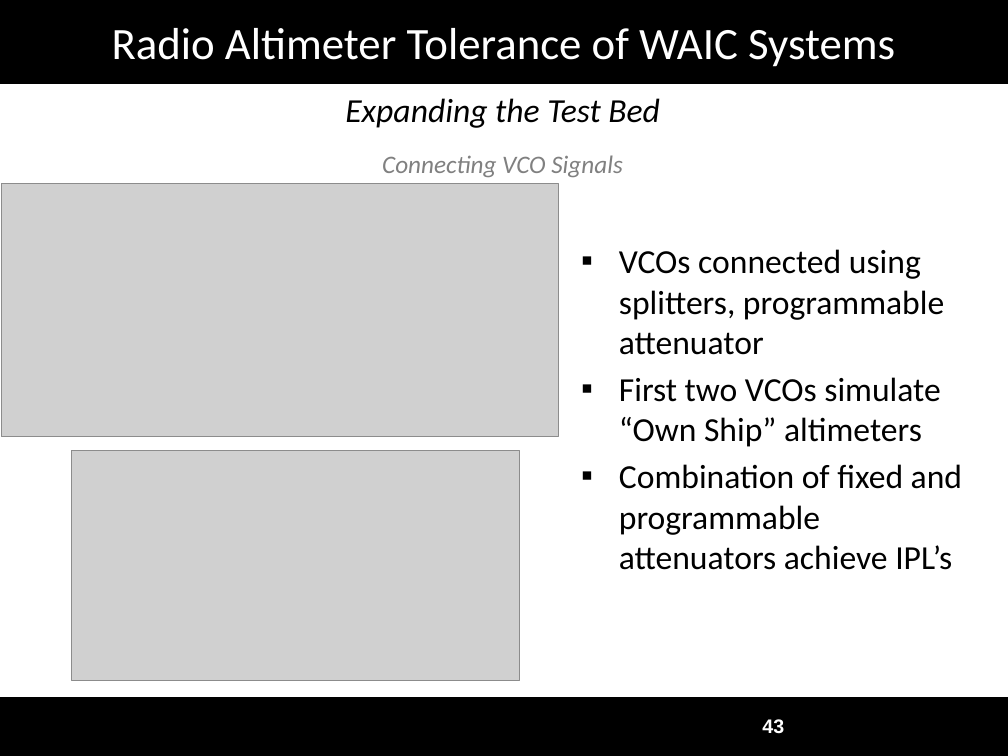
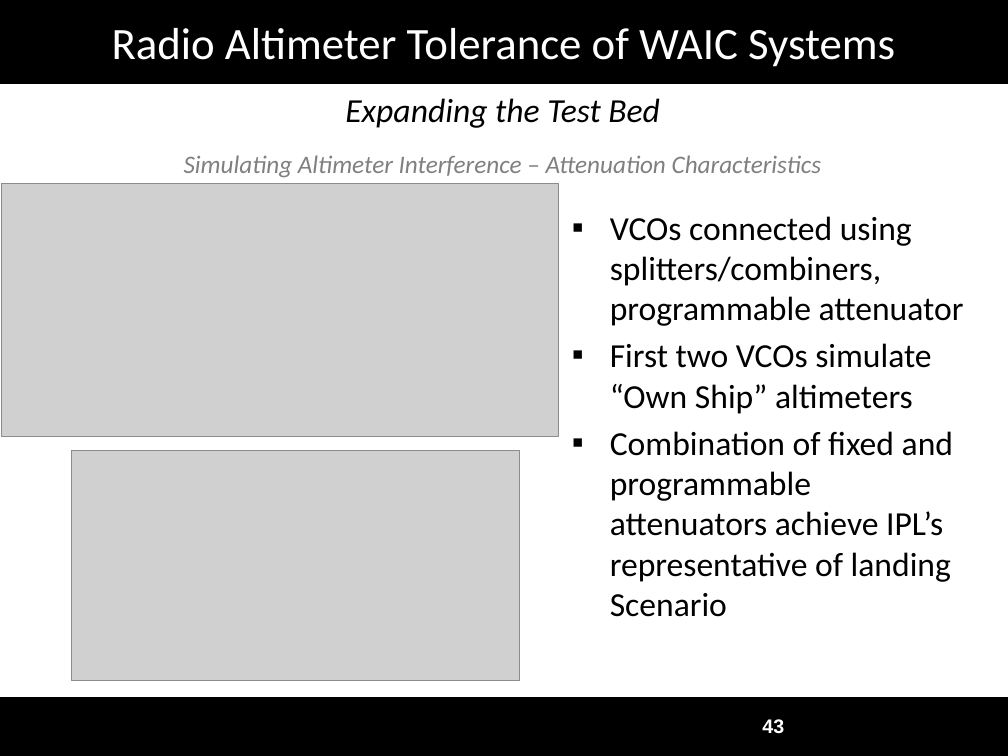
Before and after one commit to joshruff/masters_thesis, a slide deck: slide 43 of data/Defense_Presentation.pptx. Drawn at 1008x756 pixels with LibreOffice and Linux fonts; fonts in the diff are those of the drawing; grey boxes stand for pictures; background and template pictures are left out. Boxes give left, top, right and bottom in pixels: in the first picture for what was removed or moved away, otherwise in the second. Text is boxed around its words. In the diff, an @@ line names an element or a change of style, - is before the commit and + after.

```diff
--- a/data/Defense_Presentation.pptx
+++ b/data/Defense_Presentation.pptx
@@ text at bbox=[184, 155, 821, 177]: text changed @@
-Connecting VCO Signals
+Simulating Altimeter Interference – Attenuation Characteristics
@@ text "VCOs connected using splitters/combiners, programmable ...": place and size @@
-text "VCOs connected using splitters/combiners, programmable ..." at bbox=[619, 249, 962, 570]
+text "VCOs connected using splitters/combiners, programmable ..." at bbox=[610, 216, 964, 617]
@@ text at bbox=[610, 216, 964, 326]: text changed @@
-▪ VCOs connected using splitters, programmable attenuator
+▪ VCOs connected using splitters/combiners, programmable attenuator
@@ text at bbox=[610, 431, 953, 617]: text changed @@
-▪ Combination of fixed and programmable attenuators achieve IPL’s
+▪ Combination of fixed and programmable attenuators achieve IPL’s representative of landing Scenario
```
Also in this commit, not shown: 38 other slides changed, 3 slides added, 1 slide removed, 3 other files.
